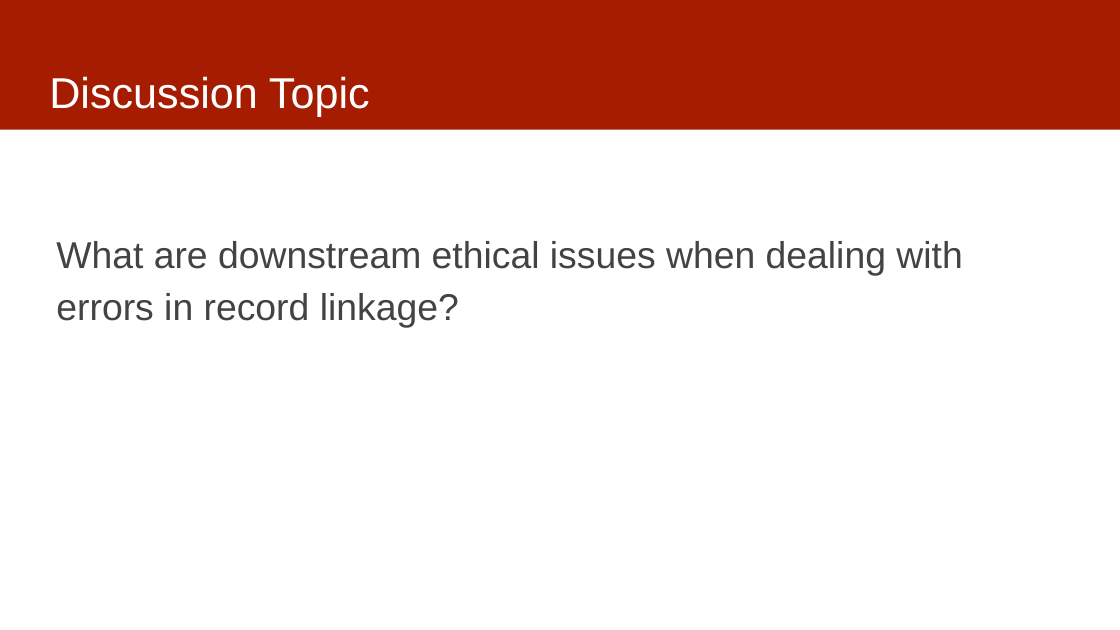
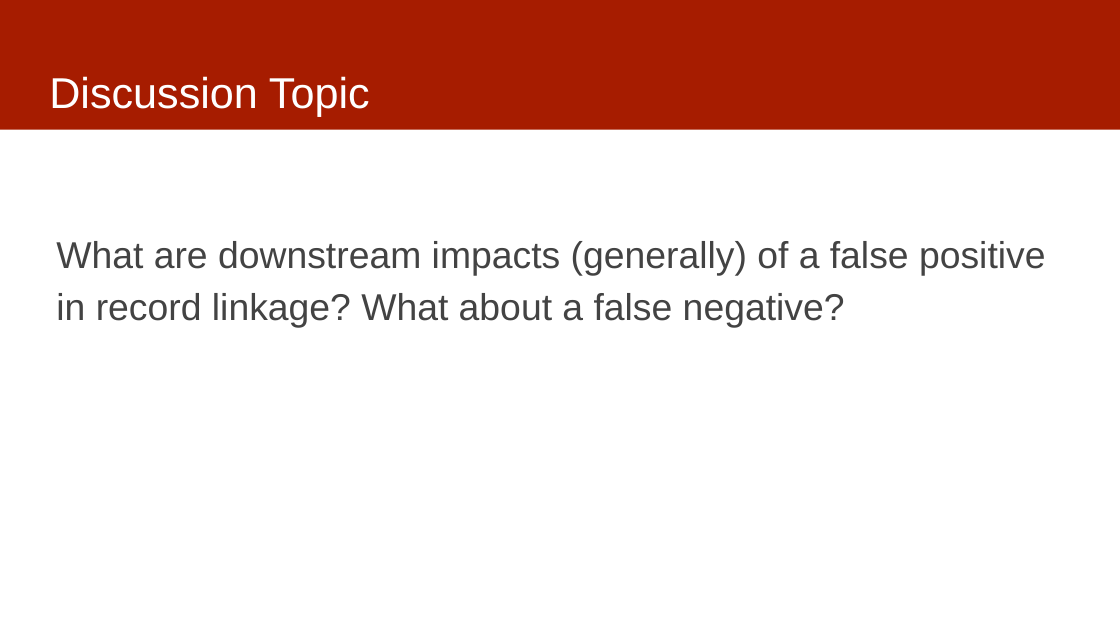
Before and after one commit to dssg/MLinPractice, a slide deck: slide 28 of Lectures/Lecture3-Data.pptx (slide 27 before the commit). Drawn at 1120x630 pixels with LibreOffice and Linux fonts; fonts in the diff are those of the drawing. Boxes give left, top, right and bottom in pixels: in the first picture for what was removed or moved away, otherwise in the second. Text is boxed around its words. In the diff, an @@ line names an element or a change of style, - is before the commit and + after.

Commit message:
lecture 3 updates

```diff
--- a/Lectures/Lecture3-Data.pptx
+++ b/Lectures/Lecture3-Data.pptx
@@ text at bbox=[56, 241, 1046, 327]: text changed @@
-What are downstream ethical issues when dealing with errors in record linkage?
+What are downstream impacts (generally) of a false positive in record linkage? What about a false negative?
```
Also in this commit, not shown: 2 slides added.
